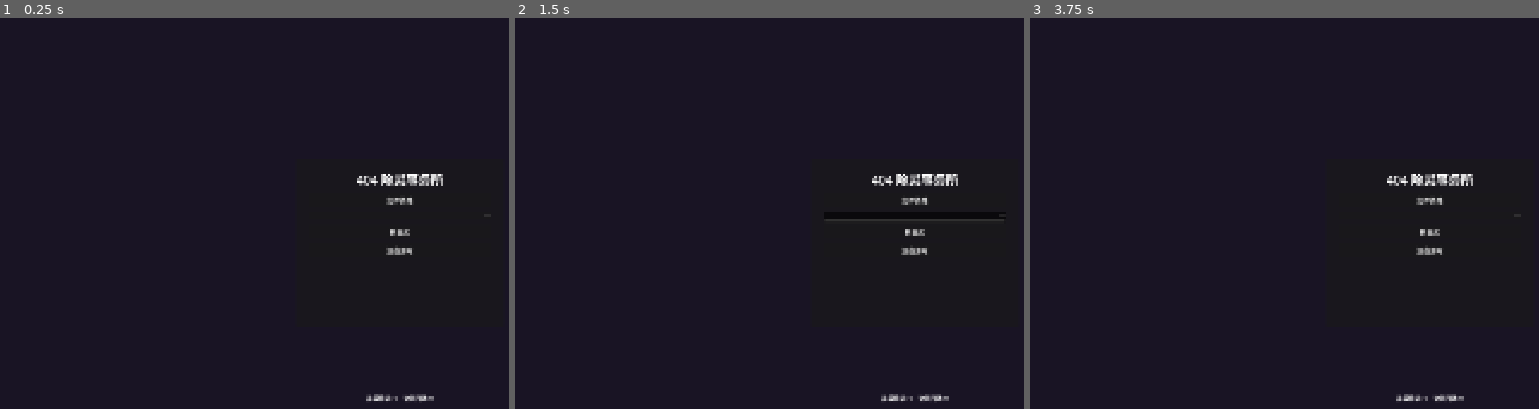
Above: before the commit, frames 1-3 (left to right).
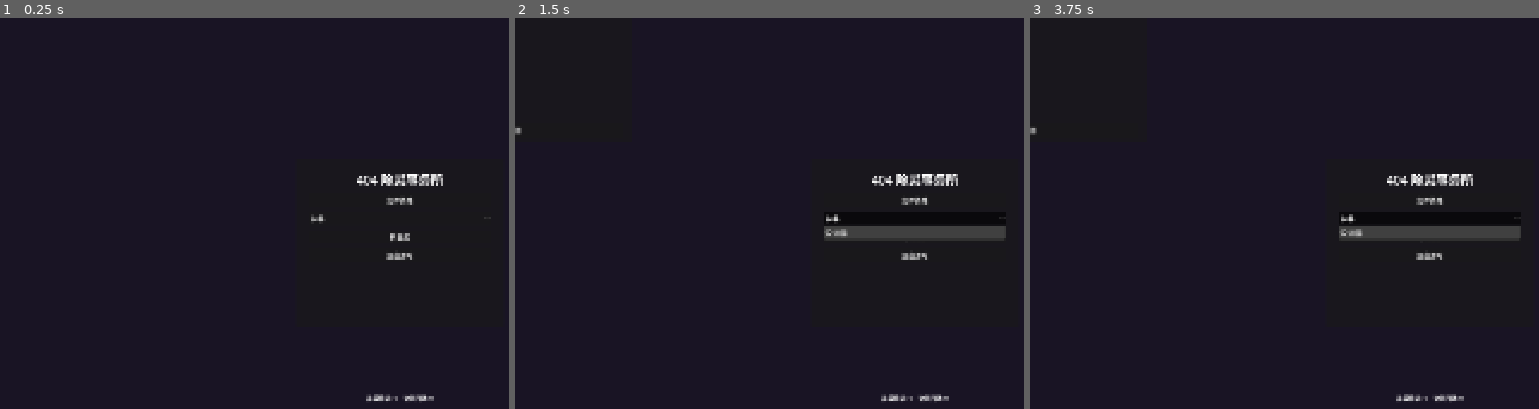
Above: after the commit, the same moments.

Repository: thefoolsparkle-oss/404_exorcism_agency
Game: Godot game, scene res://scenes/office/office_main.tscn
Two runs of this game, one before a commit and one after it. Both use one fixed random seed, a clock stepped at 60 frames per second and the inputs below.
Inputs (mouse positions are in pixels of both pictures, inside the frame that each line leads up to):
- Up to frame 1 (0.25 s): no input
- Up to frame 2 (1.5 s): click "案件终端" at 0.5 s; click (917, 217) at 1.25 s
- Up to frame 3 (3.75 s): click "档案库" at 2 s; tap Enter at 2.75 s; move the mouse to (outside the picture) at 2.77 s; hold D (move_right) 2.78-3.53 s; hold E (interact) 2.78-3.53 s; click (outside the picture) at 2.92 s; tap Space at 3.5 s; move the mouse to (1269, 264) at 3.52 s; hold S (move_down) from 3.53 s (still down); tap 1 at 3.6 s

The runs differ from the first frame. In frame 1, 0.3% of the frame differs, in the area x 61-96%, y 50-62%; in frame 2, 1.7%, in the area x 0-97%, y 28-62%; in frame 3, 1.5%.
Error before the commit: Invalid access to property or key 'pressed' on a base object of type 'null instance'. (res://scripts/office/office_main.gd:17)

Commit message:
Fix: office_main button paths missing VBox intermediate node

Diff:
--- a/game/scripts/office/office_main.gd
+++ b/game/scripts/office/office_main.gd
@@ -2,9 +2,9 @@
 
 var characters_data: Dictionary = {}
 
-@onready var terminal_button: Button = $CanvasLayer/TerminalPanel/terminal_button
-@onready var archive_button: Button = $CanvasLayer/TerminalPanel/archive_button
-@onready var char_select: OptionButton = $CanvasLayer/TerminalPanel/char_select
+@onready var terminal_button: Button = $CanvasLayer/TerminalPanel/VBox/terminal_button
+@onready var archive_button: Button = $CanvasLayer/TerminalPanel/VBox/archive_button
+@onready var char_select: OptionButton = $CanvasLayer/TerminalPanel/VBox/char_select
 @onready var resources_label: Label = $CanvasLayer/ResourcesLabel
 @onready var briefing: CanvasLayer = $CanvasLayer/CaseBriefing
 @onready var case_list_ui: Node2D = $CanvasLayer/CaseListUI
